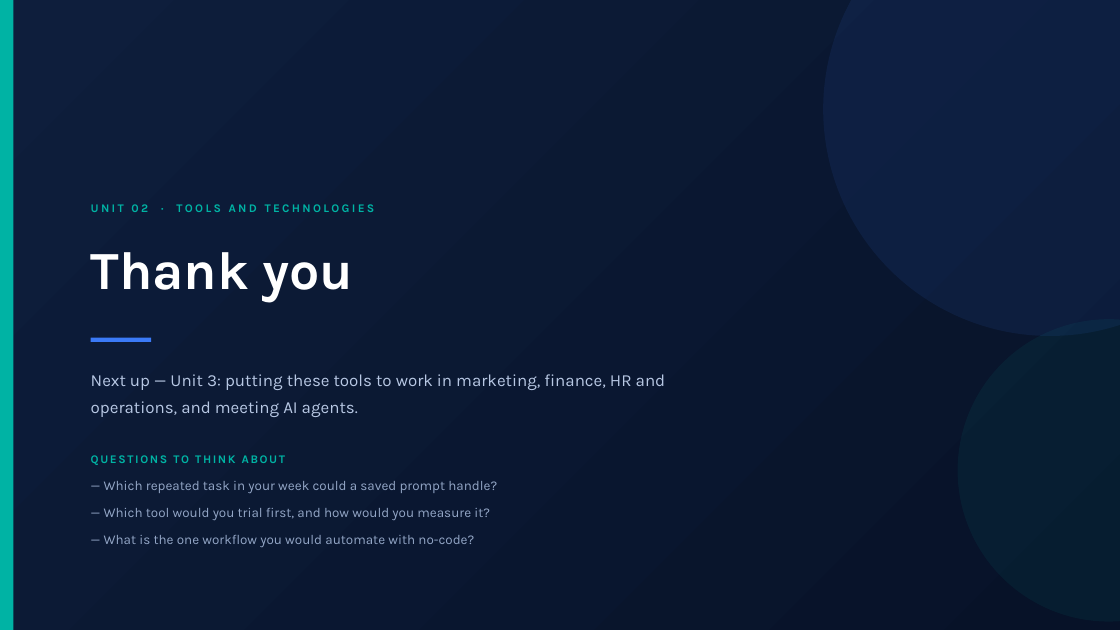
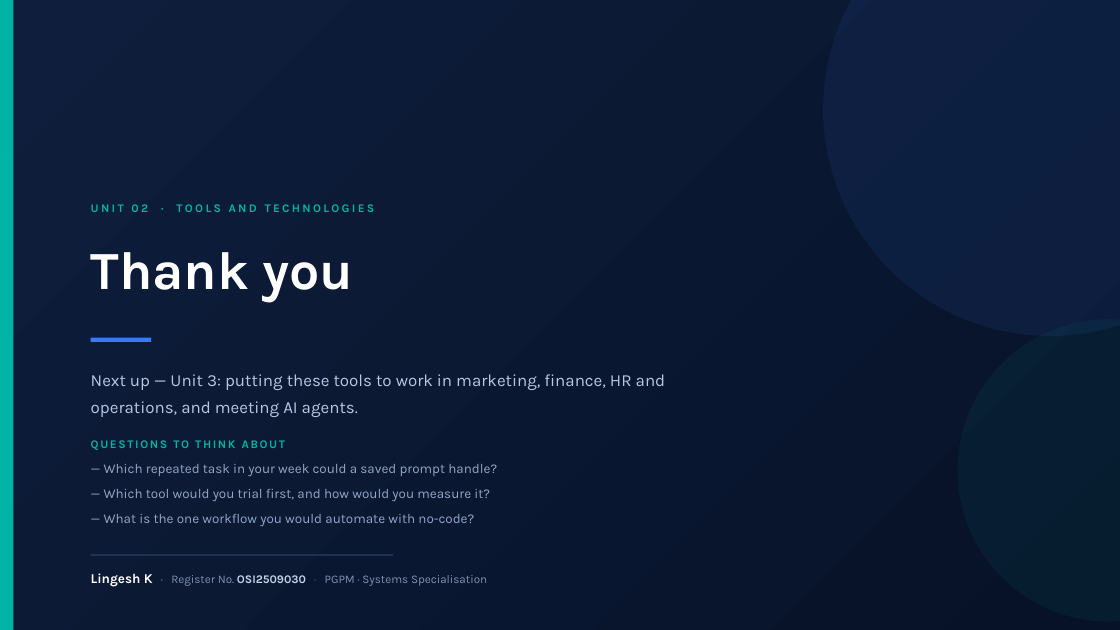
Before and after one commit to klingesh/Presentation, a slide deck: slide 24 of Unit 2 - Tools and Technologies.pptx. Drawn at 1120x630 pixels with LibreOffice and Linux fonts; fonts in the diff are those of the drawing. Boxes give left, top, right and bottom in pixels: in the first picture for what was removed or moved away, otherwise in the second. Text is boxed around its words. In the diff, an @@ line names an element or a change of style, - is before the commit and + after.

Commit message:
Add presenter details to all decks and wire up college logo support
- Title slide: 'Presented by Lingesh K' with Register No. OSI2509030
- Footer of every content slide: name, register number, slide number
- Closing slide: full sign-off line with name, register number and course
- File properties (author/title/subject) set on all five decks
- Logo support: any image dropped in assets/ is picked up automatically and
  placed top-right on title, section, quote and closing slides, plus a small
  mark in the content-slide footer. Dark slides sit it on a white plate so any
  logo colour stays legible.
- Linter now also flags duplicate logos per slide

```diff
--- a/Unit 2 - Tools and Technologies.pptx
+++ b/Unit 2 - Tools and Technologies.pptx
@@ text "QUESTIONS TO THINK ABOUT": place and size @@
-text "QUESTIONS TO THINK ABOUT" at <box>91,455,497,547</box>
+text "QUESTIONS TO THINK ABOUT" at <box>91,440,497,526</box>
@@ text at <box>104,464,497,526</box>: line spacing 1.32 to 1.28; less space between paragraphs @@
@@ rectangle added at <box>91,555,393,555</box>, fill #2A3E66 @@
@@ text added at <box>91,573,487,586</box>, 10 pt, text #7E91B4 @@
+Lingesh K · Register No. OSI2509030 · PGPM · Systems Specialisation
```
Also in this commit, not shown: 23 other slides changed, 17 other files.
